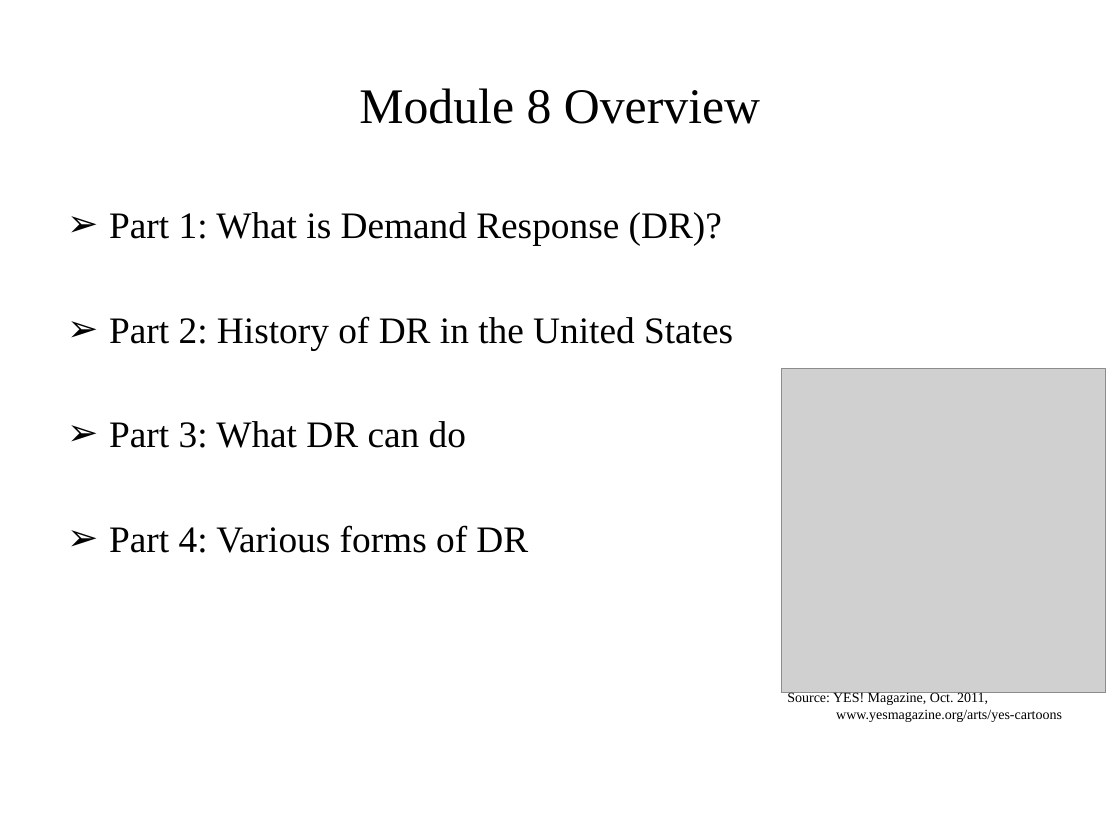
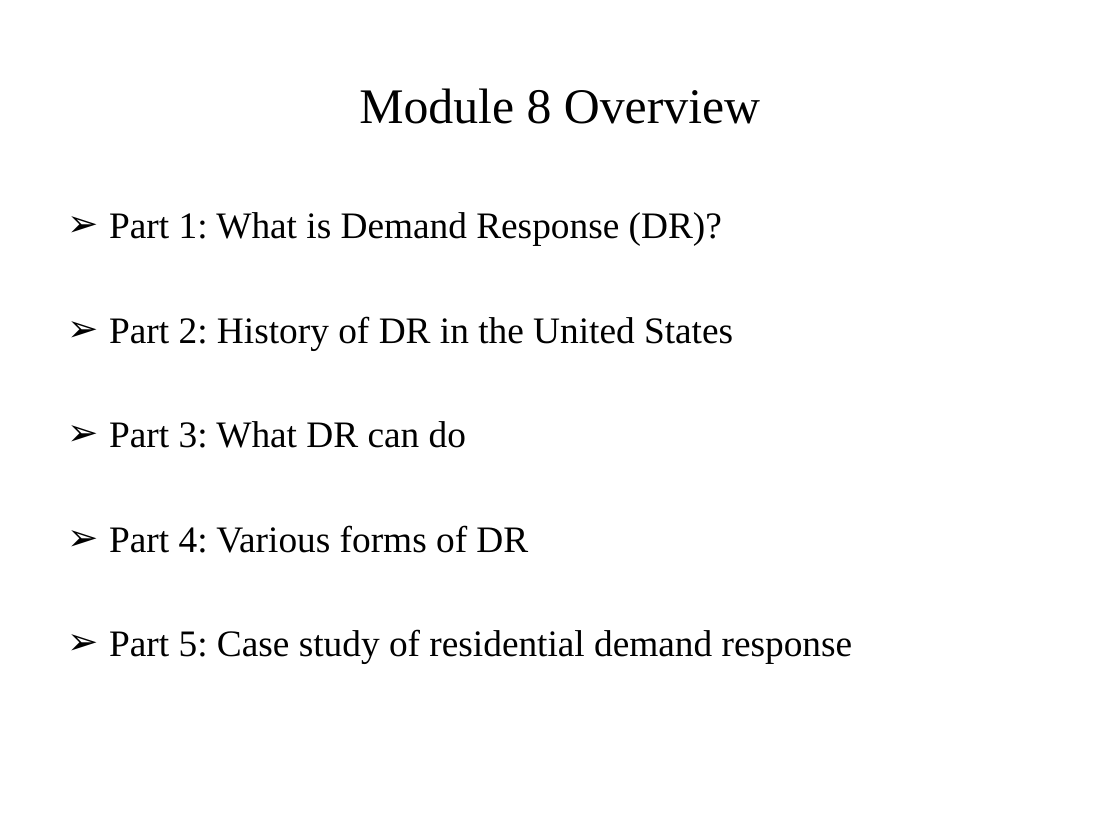
Before and after one commit to gridlab-d/course, a slide deck: slide 2 of University of Washington Class/Module 8 - Demand response.pptx. Drawn at 1120x840 pixels with LibreOffice and Linux fonts; fonts in the diff are those of the drawing; grey boxes stand for pictures. Boxes give left, top, right and bottom in pixels: in the first picture for what was removed or moved away, otherwise in the second. Text is boxed around its words. In the diff, an @@ line names an element or a change of style, - is before the commit and + after.

Commit message:
Updated Module 8.

```diff
--- a/University of Washington Class/Module 8 - Demand response.pptx
+++ b/University of Washington Class/Module 8 - Demand response.pptx
@@ picture removed at bbox=[781, 368, 1105, 693] @@
@@ text at bbox=[109, 629, 853, 664]: paragraph added @@
+➢ Part 5: Case study of residential demand response
@@ text removed at bbox=[787, 691, 1062, 722] @@
-Source: YES! Magazine, Oct. 2011, www.yesmagazine.org/arts/yes-cartoons
```
Also in this commit, not shown: 33 other slides changed, 12 slides added, 9 slides removed, 1 other file.
